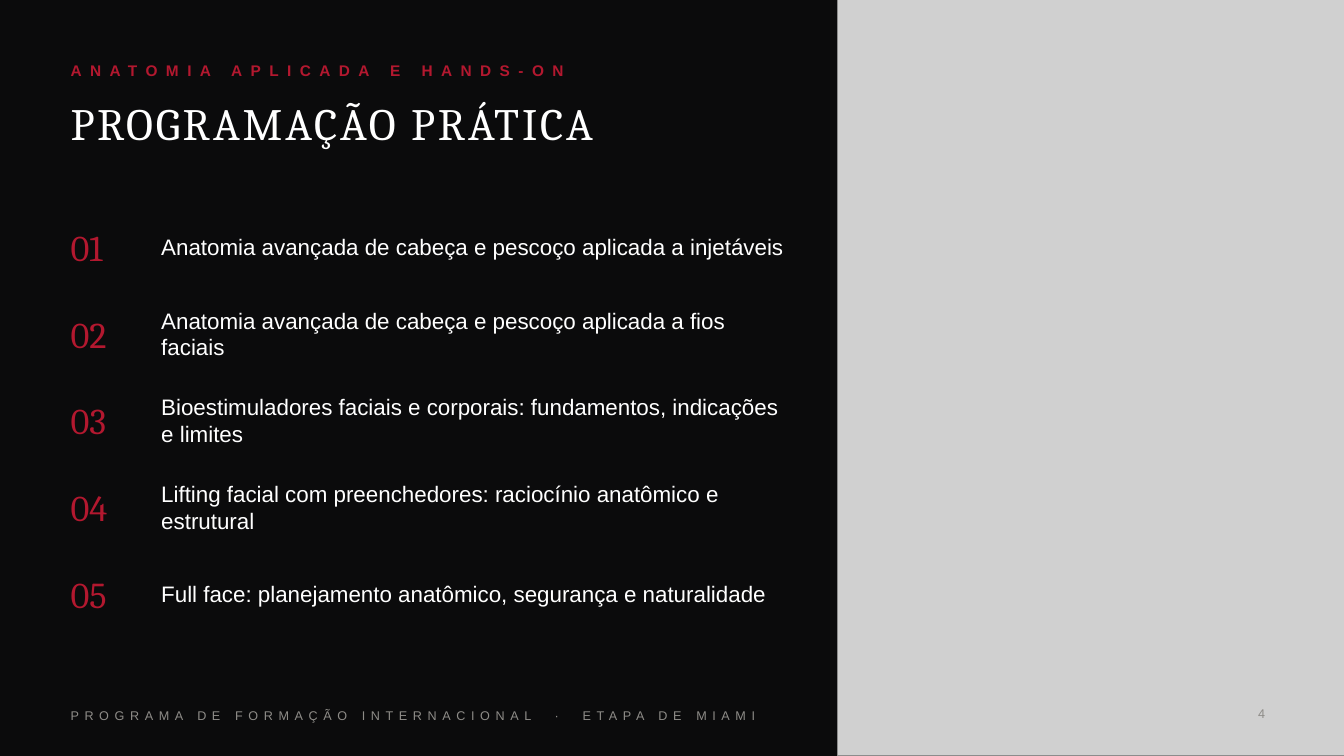
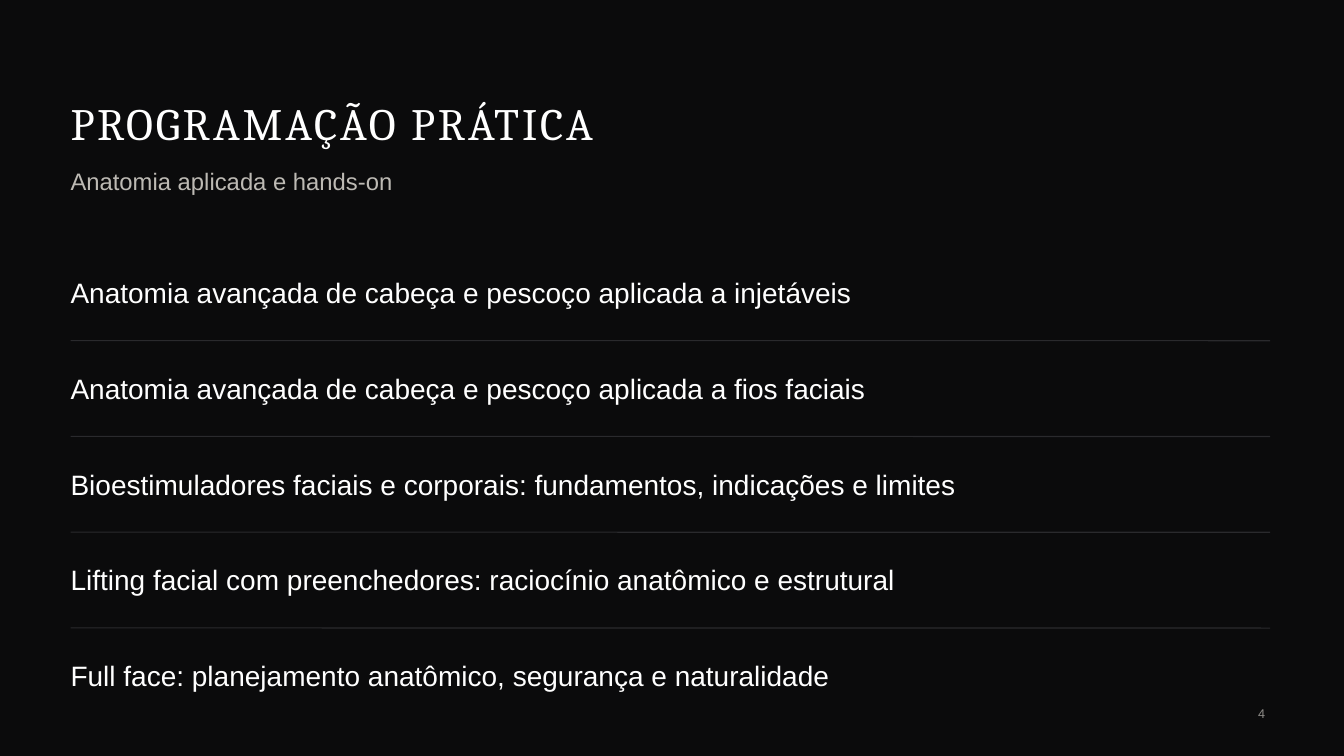
Before and after one commit to humbertovecchi/vecchi, a slide deck: slide 4 of entregas/Formacao-Internacional-Etapa-Miami.pptx. Drawn at 1344x756 pixels with LibreOffice and Linux fonts; fonts in the diff are those of the drawing; grey boxes stand for pictures. Boxes give left, top, right and bottom in pixels: in the first picture for what was removed or moved away, otherwise in the second. Text is boxed around its words. In the diff, an @@ line names an element or a change of style, - is before the commit and + after.

```diff
--- a/entregas/Formacao-Internacional-Etapa-Miami.pptx
+++ b/entregas/Formacao-Internacional-Etapa-Miami.pptx
@@ picture removed at bbox=[838, 0, 1344, 756] @@
@@ text at bbox=[71, 172, 392, 195]: text changed; size 11 to 17 pt; text colour #B3182F to #BDBAB4; bold off @@
-ANATOMIA APLICADA E HANDS-ON
+Anatomia aplicada e hands-on
@@ text removed at bbox=[71, 236, 103, 261] @@
-01
@@ text "Anatomia avançada de cabeça e ...": place and size @@
-text "Anatomia avançada de cabeça e ..." at bbox=[161, 238, 783, 260]
+text "Anatomia avançada de cabeça e ..." at bbox=[71, 282, 851, 308]
@@ text removed at bbox=[71, 323, 107, 348] @@
-02
@@ text "Anatomia avançada de cabeça e ...": place and size @@
-text "Anatomia avançada de cabeça e ..." at bbox=[161, 312, 725, 356]
+text "Anatomia avançada de cabeça e ..." at bbox=[71, 378, 864, 404]
@@ line added from (71, 341) to (1270, 341), #2A2A2D 0.75 pt @@
@@ text removed at bbox=[71, 409, 107, 434] @@
-03
@@ line added from (71, 437) to (1270, 437), #2A2A2D 0.75 pt @@
@@ text "Bioestimuladores faciais e corporais: fundamentos, ...": place and size @@
-text "Bioestimuladores faciais e corporais: fundamentos, ..." at bbox=[161, 398, 778, 443]
+text "Bioestimuladores faciais e corporais: fundamentos, ..." at bbox=[71, 474, 955, 500]
@@ text removed at bbox=[71, 496, 108, 521] @@
-04
@@ line added from (71, 532) to (1270, 532), #2A2A2D 0.75 pt @@
@@ text "Lifting facial com preenchedores: raciocínio ...": place and size @@
-text "Lifting facial com preenchedores: raciocínio ..." at bbox=[161, 485, 718, 530]
+text "Lifting facial com preenchedores: raciocínio ..." at bbox=[71, 569, 895, 595]
@@ text removed at bbox=[71, 583, 107, 609] @@
-05
@@ line added from (71, 628) to (1270, 628), #2A2A2D 0.75 pt @@
@@ size 16 to 20 pt in 5 elements at bbox=[71, 282, 851, 308], bbox=[71, 378, 864, 404], bbox=[71, 474, 955, 500], bbox=[71, 569, 895, 595], bbox=[71, 665, 829, 691] @@
@@ text "Full face: planejamento anatômico, segurança ...": place and size @@
-text "Full face: planejamento anatômico, segurança ..." at bbox=[161, 585, 766, 607]
+text "Full face: planejamento anatômico, segurança ..." at bbox=[71, 665, 829, 691]
@@ text removed at bbox=[71, 701, 827, 731] @@
-PROGRAMA DE FORMAÇÃO INTERNACIONAL · ETAPA DE MIAMI
```
Also in this commit, not shown: 6 other slides changed, 1 slide removed, 9 other files.
